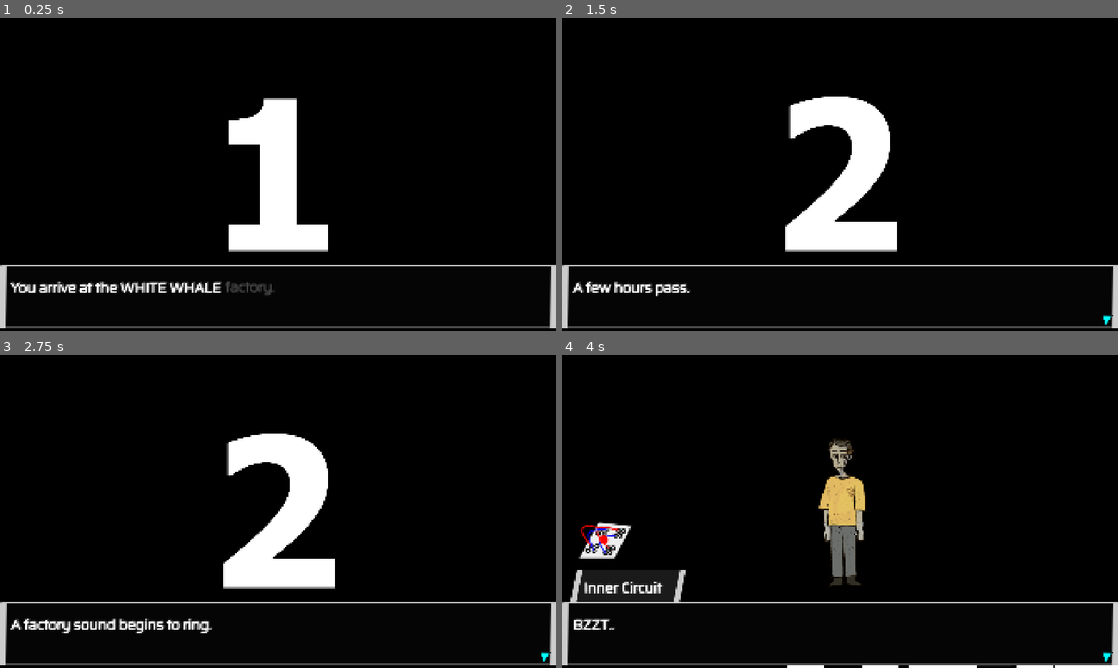
Above: before the commit, frames 1-4 (two rows, left to right).
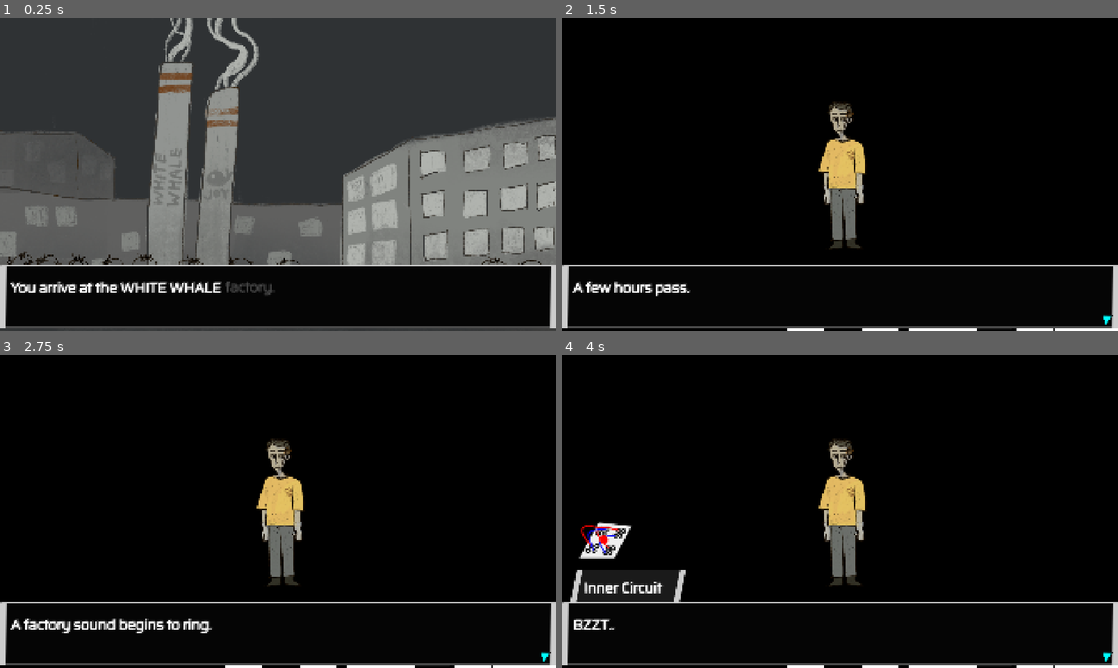
Above: after the commit, the same moments.

Repository: mathew-tran/jamegam50
Game: Godot game, scene res://Scenes/Part4-Factory.tscn
Two runs of this game, one before a commit and one after it. Both use one fixed random seed, a clock stepped at 60 frames per second and the inputs below. This scene is started directly instead of the project's main scene.
Inputs (mouse positions are in pixels of both pictures, inside the frame that each line leads up to):
- Up to frame 1 (0.25 s): no input
- Up to frame 2 (1.5 s): move the mouse to (962, 158) at 0.52 s; press the mouse at (962, 158) at 0.53 s; tap Enter at 1.25 s; move the mouse to (728, 190) at 1.27 s; release the mouse at (728, 190) at 1.28 s; click (728, 190) at 1.35 s
- Up to frame 3 (2.75 s): tap Space at 2 s; move the mouse to (333, 442) at 2.02 s; press the mouse at (333, 442) at 2.03 s
- Up to frame 4 (4 s): tap Enter at 2.75 s; move the mouse to (812, 574) at 2.77 s; release the mouse at (812, 574) at 2.78 s; click (812, 574) at 2.85 s; move the mouse to (1006, 558) at 3.52 s; press the mouse at (1006, 558) at 3.53 s

The runs differ from the first frame. In frame 1, 80% of the frame differs, in the area x 0-100%, y 0-100%; in frame 2, 6.9%; in frame 3, 6.9%; in frame 4, nothing differs.

Commit message:
integrate some new stills

Diff:
--- a/Scenes/Part11-OnTheStreets.tscn
+++ b/Scenes/Part11-OnTheStreets.tscn
@@ -11,7 +11,6 @@
 [ext_resource type="Resource" uid="uid://dpthi3sors0b7" path="res://Content/Characters/Character_Narrator.tres" id="8_bn4lc"]
 [ext_resource type="AudioStream" uid="uid://c3x4n6ppqn1ol" path="res://Audio/SFX/pain.wav" id="8_bvtxt"]
 [ext_resource type="Texture2D" uid="uid://bmxsaf08tpagg" path="res://Art/CutSceneStills/WhaleAppearse.PNG" id="8_jt823"]
-[ext_resource type="Resource" uid="uid://rdwh1ys6h2x" path="res://Content/Characters/Character_Player.tres" id="9_482la"]
 [ext_resource type="Texture2D" uid="uid://bboqsmd00emng" path="res://Art/CutSceneStills/Test1.png" id="10_twhrk"]
 [ext_resource type="Script" uid="uid://xaed3k8cptud" path="res://Scripts/CoverPanel.gd" id="14_1slwb"]
 
@@ -60,7 +59,6 @@
 His safe haven. His savior.
 He realized that now he was alive.."
 BackgroundImage = ExtResource("8_jt823")
-Owner = ExtResource("9_482la")
 MusicType = 1
 Options = Array[ExtResource("7_xp85i")]([])
 ScreenEffect = 0
--- a/Scenes/Part4-Factory.tscn
+++ b/Scenes/Part4-Factory.tscn
@@ -1,10 +1,9 @@
-[gd_scene load_steps=29 format=3 uid="uid://ynu4hab6besn"]
+[gd_scene load_steps=28 format=3 uid="uid://ynu4hab6besn"]
 
 [ext_resource type="Script" uid="uid://bx0itqrisx6qs" path="res://Scripts/Main.gd" id="1_7qjir"]
 [ext_resource type="Script" uid="uid://byqjsgo6271ad" path="res://DataTypes/CutsceneData.gd" id="2_72s53"]
-[ext_resource type="Texture2D" uid="uid://bboqsmd00emng" path="res://Art/CutSceneStills/Test1.png" id="3_hqcir"]
+[ext_resource type="Texture2D" uid="uid://cdenuwn2np3os" path="res://Art/CutSceneStills/factory1.PNG" id="3_jaiep"]
 [ext_resource type="Script" uid="uid://dvueh6b07v70v" path="res://DataTypes/OptionData.gd" id="3_lfjbx"]
-[ext_resource type="Texture2D" uid="uid://col6mb1s1fvko" path="res://Art/CutSceneStills/Test2.png" id="5_bv73p"]
 [ext_resource type="Resource" uid="uid://cka4xesmx7e7g" path="res://Content/Characters/Character_PlayerChip.tres" id="6_bv73p"]
 [ext_resource type="AudioStream" uid="uid://c3x4n6ppqn1ol" path="res://Audio/SFX/pain.wav" id="7_c1c2q"]
 [ext_resource type="PackedScene" uid="uid://d2nqmvbp4c2hu" path="res://Prefabs/Environment/Box.tscn" id="8_7g1ov"]
@@ -20,7 +19,7 @@
 [sub_resource type="Resource" id="Resource_7qjir"]
 script = ExtResource("2_72s53")
 TextToSay = "You arrive at the WHITE WHALE factory."
-BackgroundImage = ExtResource("3_hqcir")
+BackgroundImage = ExtResource("3_jaiep")
 MusicType = 5
 Options = Array[ExtResource("3_lfjbx")]([])
 ScreenEffect = 0
@@ -33,7 +32,6 @@
 A few hours pass.
 ..
 A factory sound begins to ring."
-BackgroundImage = ExtResource("5_bv73p")
 MusicType = 2
 Options = Array[ExtResource("3_lfjbx")]([])
 ScreenEffect = 0
--- a/Scenes/Part8-Dream.tscn
+++ b/Scenes/Part8-Dream.tscn
@@ -15,6 +15,7 @@
 [ext_resource type="Resource" uid="uid://d11bgo02eako0" path="res://Content/StoryFlags/FLAG_007_FIRST_DREAM.tres" id="11_7rjx3"]
 [ext_resource type="Texture2D" uid="uid://bmxsaf08tpagg" path="res://Art/CutSceneStills/WhaleAppearse.PNG" id="11_od1vv"]
 [ext_resource type="Texture2D" uid="uid://rblbyjmfjndq" path="res://Art/CutSceneStills/WakeUp.PNG" id="12_7rjx3"]
+[ext_resource type="Texture2D" uid="uid://dfmwc7ld0mshy" path="res://Art/CutSceneStills/hallucination1.PNG" id="14_pvgoq"]
 
 [sub_resource type="Resource" id="Resource_1awfp"]
 script = ExtResource("2_pg5py")
@@ -69,7 +70,7 @@
 script = ExtResource("2_pg5py")
 TextToSay = "It let me saddle it. And… its skin was so soft, like a plush toy.
 I wanted only two things — to hug it and soar into the sky, flying from horizon to horizon"
-BackgroundImage = ExtResource("11_od1vv")
+BackgroundImage = ExtResource("14_pvgoq")
 Owner = ExtResource("5_od1vv")
 MusicType = 2
 Options = Array[ExtResource("4_aaji3")]([])
@@ -80,7 +81,7 @@
 [sub_resource type="Resource" id="Resource_t8l5c"]
 script = ExtResource("2_pg5py")
 TextToSay = "Unbelievable. The fresh air washed over my face, I never felt this relief and enjoyment before."
-BackgroundImage = ExtResource("11_od1vv")
+BackgroundImage = ExtResource("14_pvgoq")
 Owner = ExtResource("5_od1vv")
 MusicType = 2
 Options = Array[ExtResource("4_aaji3")]([])
Binary file added: Art/CutSceneStills/factory1.PNG
Not shown, added: Art/CutSceneStills/factory1.PNG.import
Binary file added: Art/CutSceneStills/hallucination1.PNG
Not shown, added: Art/CutSceneStills/hallucination1.PNG.import
Not shown: 1 places in Scenes/Part11-OnTheStreets.tscn that only renumber resources
Not shown: 1 places in Scenes/Part8-Dream.tscn that only renumber resources
